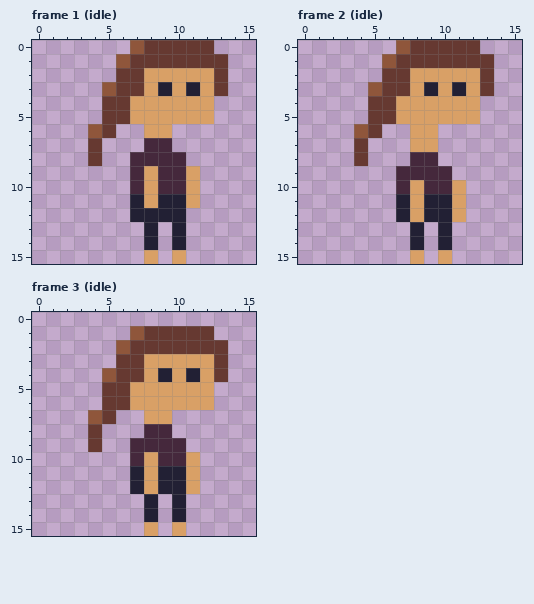
Pixel-art file -- assets/woman.aseprite. The first picture shows the starting point.
16x16 pixels, 3 frames. Shown: frame 1 (idle), frame 2 (idle), frame 3 (idle). The commit also changed other frames, which this record leaves out.
After:
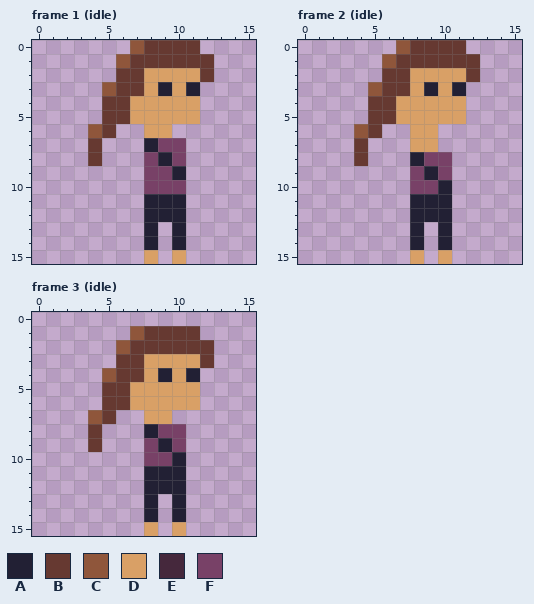
Palette (. is transparent): A #222034  B #663931  C #8f563b  D #d9a066  E #45283c  F #784167
Diff:
layer "woman" added
layer "Layer 1" removed
Frame 1 (idle):
y 0: x 12 B -> .
y 1: x 13 B -> .
y 2: x 12..13 DB -> B.
y 3: x 12..13 DB -> ..
y 4..5: x 12 D -> .
y 7: x 8..10 EE. -> AFF
y 8: x 7..10 EEEE -> .FAF
y 9: x 7..11 EDEED -> .FFA.
y 10: x 7..11 EDEED -> .FFF.
y 11: x 7..8 AD -> .A; x 11 D -> .
y 12: x 7 A -> .
Frame 2 (idle):
y 0: x 12 B -> .
y 1: x 13 B -> .
y 2: x 12..13 DB -> B.
y 3: x 12..13 DB -> ..
y 4..5: x 12 D -> .
y 8: x 8..10 EE. -> AFF
y 9: x 7..10 EEEE -> .FAF
y 10: x 7..11 EDEED -> .FFA.
y 11..12: x 7..8 AD -> .A; x 11 D -> .
Frame 3 (idle):
y 1: x 12 B -> .
y 2: x 13 B -> .
y 3: x 12..13 DB -> B.
y 4: x 12..13 DB -> ..
y 5..6: x 12 D -> .
y 8: x 8..10 EE. -> AFF
y 9: x 7..10 EEEE -> .FAF
y 10: x 7..11 EDEED -> .FFA.
y 11..12: x 7..8 AD -> .A; x 11 D -> .
Where, in picture pixels (left, top, right, bottom), the same in both pictures:
changed: (130, 40, 228, 222)
changed: (396, 40, 494, 222)
changed: (130, 326, 228, 494)
